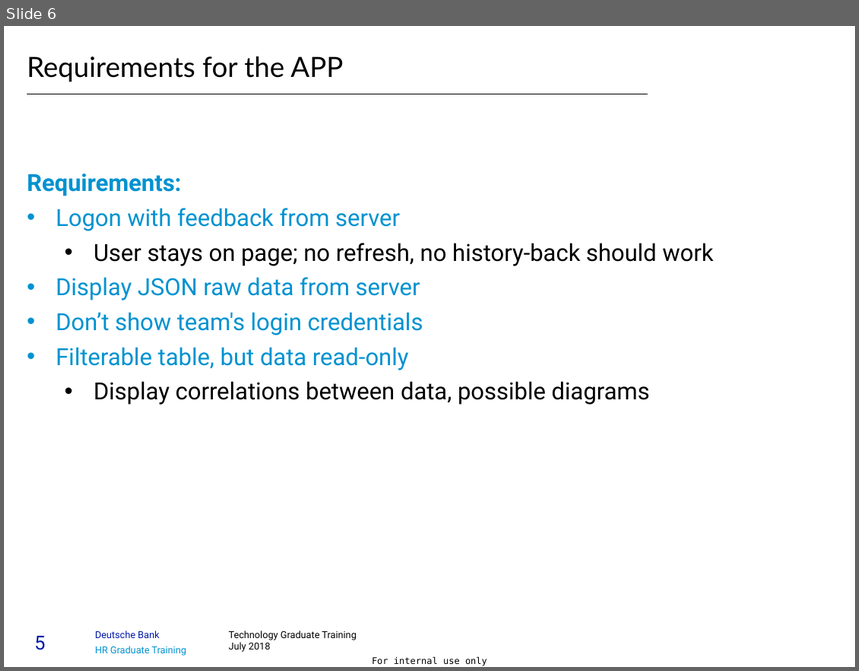
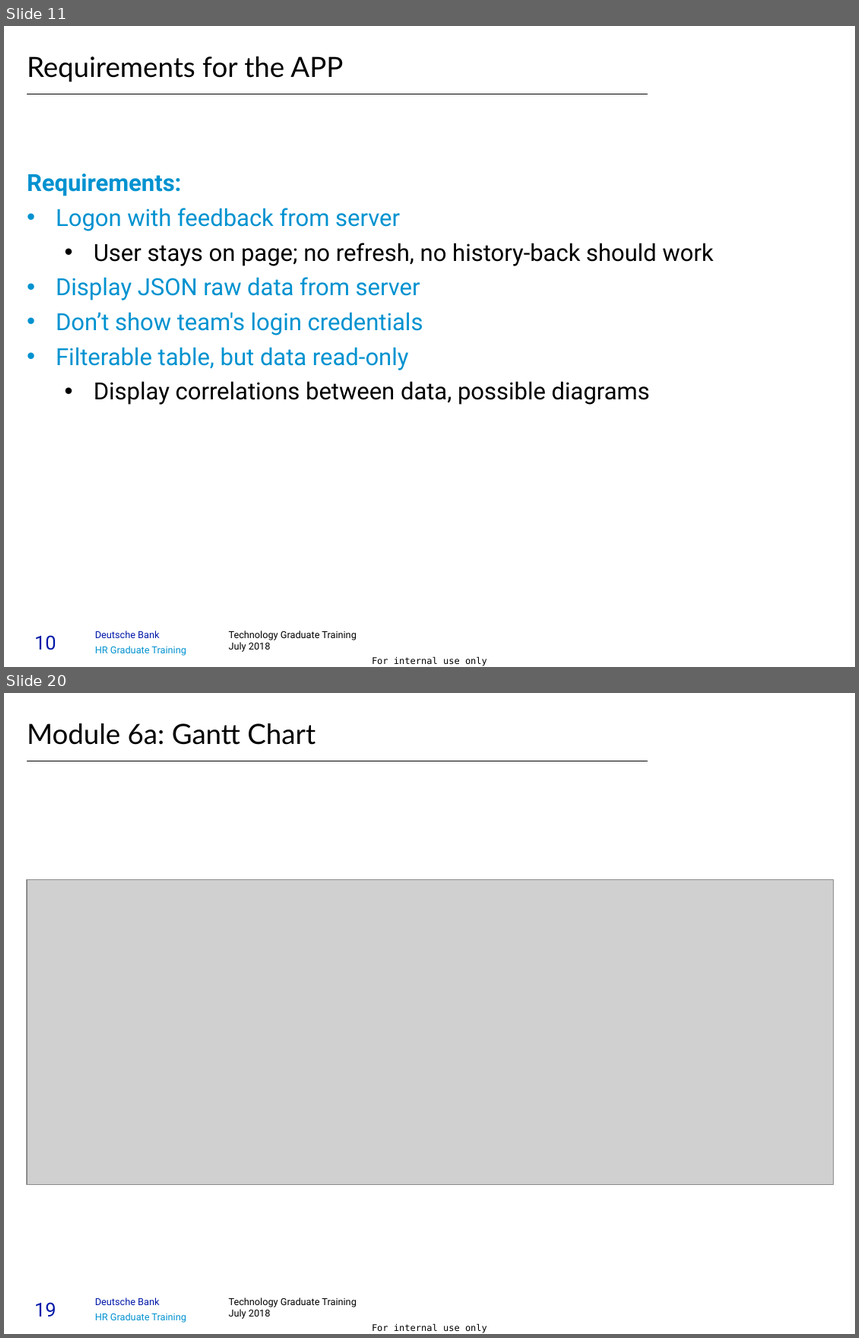
Before and after one commit to timurbaev1996/case_study, a slide deck: business/FinalPresentationGroupC1_1.pptx. Shown one above the other, each under a label of ours: slide 6 before the commit, slides 11 and 20 after it; the slides between them are not shown. The pictures are 859x671 and 859x1338 pixels, drawn with LibreOffice and Linux fonts; fonts in the diff are those of the drawing; grey boxes stand for pictures. Boxes give left, top, right and bottom in pixels: in the first picture for what was removed or moved away, otherwise in the second. Text is boxed around its words. In the diff, an @@ line names an element or a change of style, - is before the commit and + after.

```diff
--- a/business/FinalPresentationGroupC1_1.pptx
+++ b/business/FinalPresentationGroupC1_1.pptx
@@ slide 20 added at [4,693,855,1334], background #FFFFFF; not listed: 5 template elements that a slide beside it also shows @@
@@ title added at [27,723,316,745], 26 pt, text #000000 @@
+Module 6a: Gantt Chart
@@ line added from (27, 761) to (648, 761), #000000 1 pt @@
@@ picture added at [27,880,834,1184] @@
@@ what was slide 6 is now slide 11 @@
@@ page number at [34,635,56,650]: text changed @@
-5
+10
```
Also in this commit, not shown: 6 slides changed, 10 other slides added, 2 slides removed, 3 other files.
